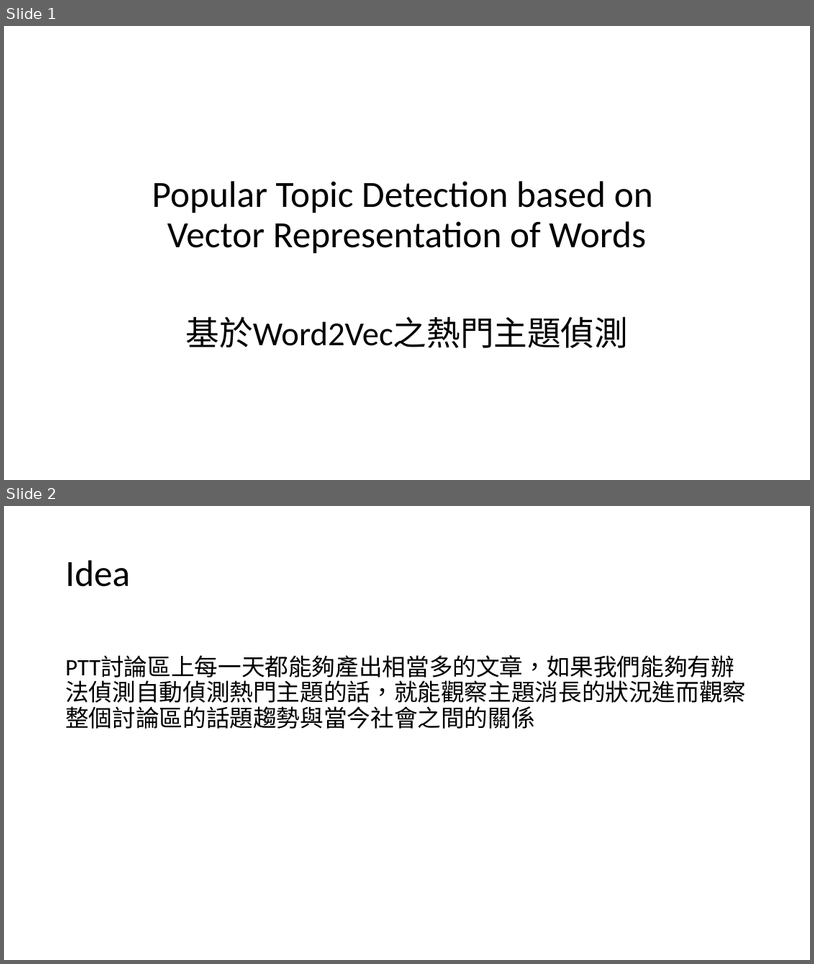
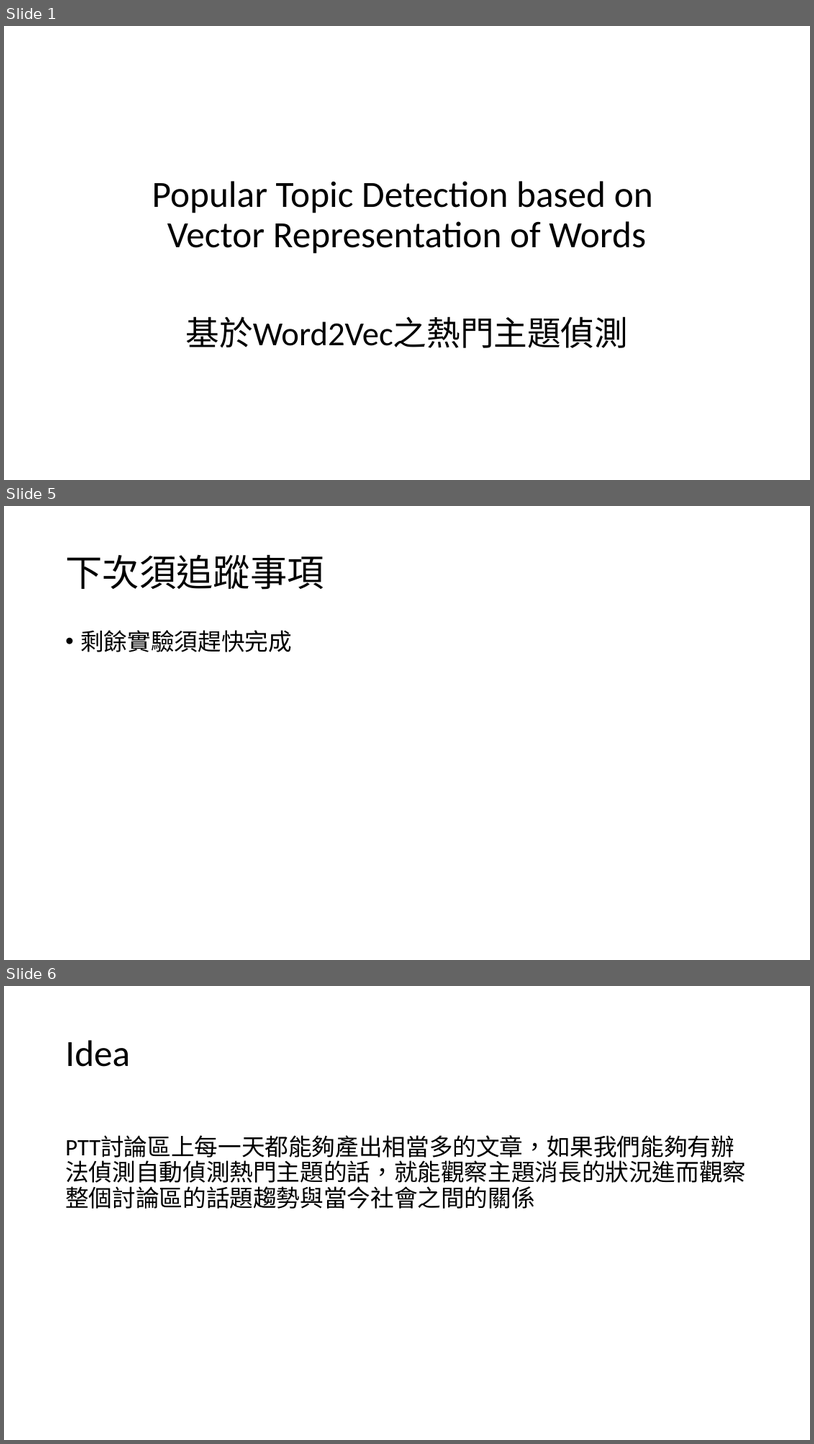
Before and after one commit to ZhongTing/HotTopicDetection, a slide deck: Hot-Topic-Detection.pptx. Shown one above the other, each under a label of ours: slides 1 and 2 before the commit, slides 1, 5 and 6 after it; the slides between them are not shown. The pictures are 814x964 and 814x1444 pixels, drawn with LibreOffice and Linux fonts; fonts in the diff are those of the drawing. Boxes give left, top, right and bottom in pixels: in the first picture for what was removed or moved away, otherwise in the second. Text is boxed around its words. In the diff, an @@ line names an element or a change of style, - is before the commit and + after.

Commit message:
更新實驗數據

```diff
--- a/Hot-Topic-Detection.pptx
+++ b/Hot-Topic-Detection.pptx
@@ slide 5 added at box(4, 506, 810, 960), background #FFFFFF @@
@@ title added at box(65, 554, 324, 590), 44 pt, text #000000 @@
+下次須追蹤事項
@@ text added at box(80, 630, 292, 652), 28 pt, text #000000 @@
+• 剩餘實驗須趕快完成
@@ what was slide 2 is now slide 6 @@
```
Also in this commit, not shown: 11 slides changed, 23 other slides added, 3 slides removed, 12 other files.
